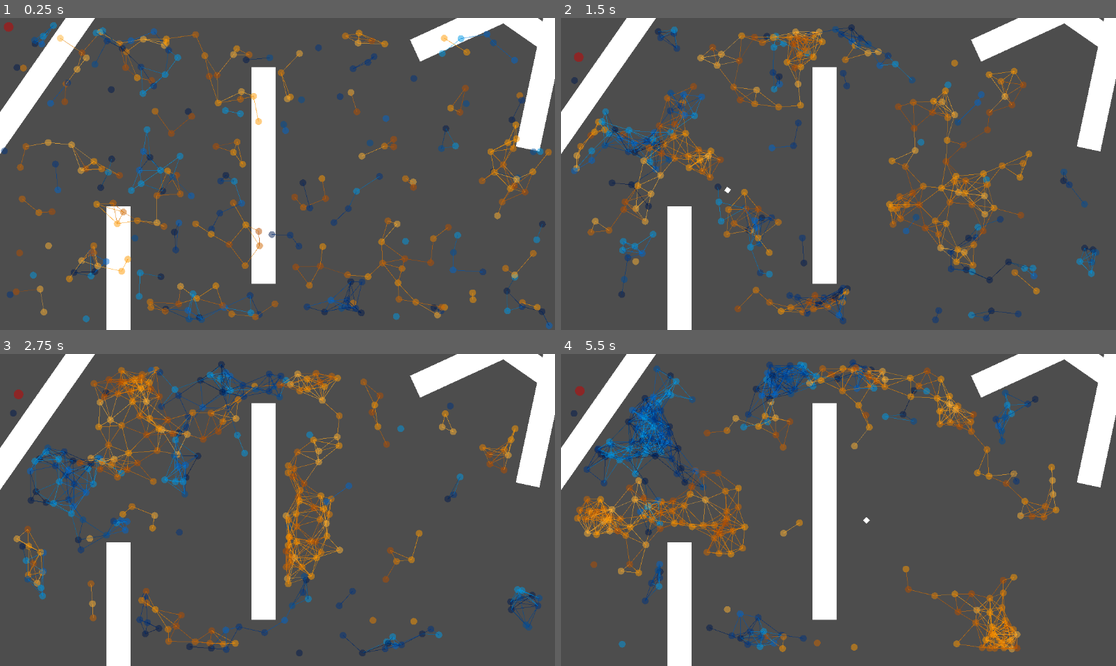
Above: before the commit, frames 1-4 (two rows, left to right).
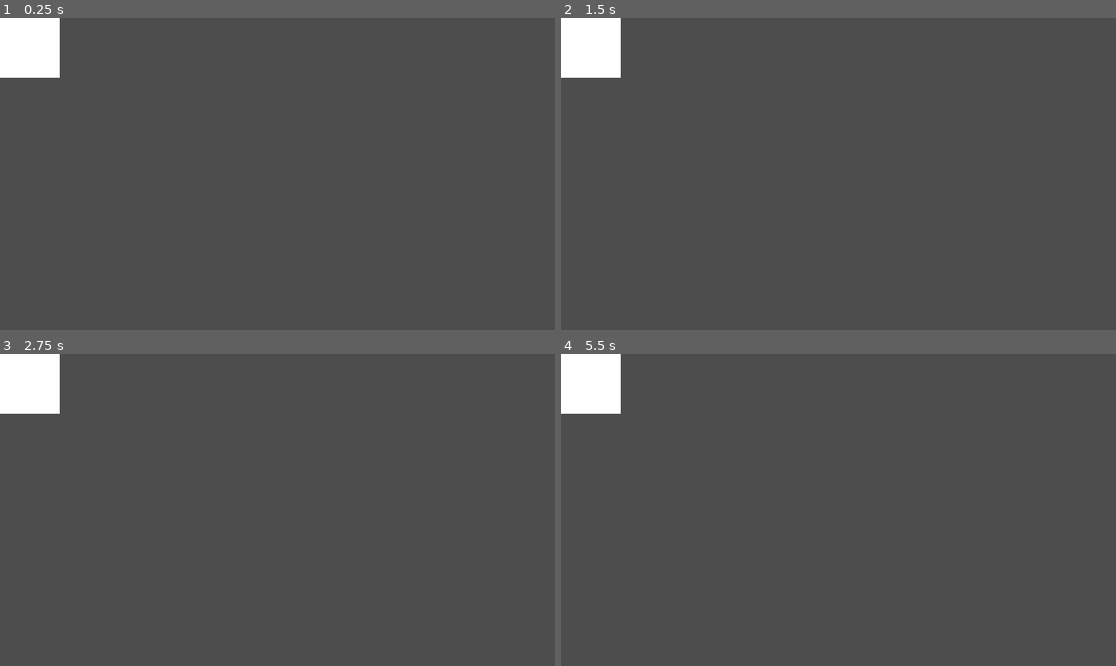
Above: after the commit, the same moments.

Repository: joesobo/EcoSystem
Game: Godot game, scene res://scenes/marching_squares.tscn
The game is run twice, just before and just after one commit, with the same random seed, the same clock (stepped at 60 frames per second) and the same inputs. Before the commit the project starts from res://scenes/multiFish.tscn.
Inputs (mouse positions are in pixels of both pictures, inside the frame that each line leads up to):
- Up to frame 1 (0.25 s): no input
- Up to frame 2 (1.5 s): move the mouse to (960, 158) at 0.52 s; click (960, 158) at 0.67 s; move the mouse to (727, 189) at 1.27 s; click (727, 189) at 1.42 s
- Up to frame 3 (2.75 s): move the mouse to (333, 441) at 2.02 s; click (333, 441) at 2.17 s
- Up to frame 4 (5.5 s): move the mouse to (810, 572) at 2.77 s; click (810, 572) at 2.92 s; move the mouse to (1005, 556) at 3.52 s; click (1005, 556) at 3.67 s; move the mouse to (672, 463) at 4.27 s; click (672, 463) at 4.42 s; move the mouse to (866, 510) at 5.02 s; click (866, 510) at 5.17 s

The runs differ from the first frame. In frame 1, 18% of the frame differs, in the area x 0-100%, y 0-100%; in frame 2, 20%; in frame 3, 20%; in frame 4, 21%.

Commit message:
started marching squares

Diff:
--- a/project.godot
+++ b/project.godot
@@ -11,7 +11,7 @@
 [application]
 
 config/name="EcoSystem"
-run/main_scene="res://scenes/multiFish.tscn"
+run/main_scene="res://scenes/marching_squares.tscn"
 config/features=PackedStringArray("4.1", "Forward Plus")
 config/icon="res://icon.svg"
 
--- /dev/null
+++ b/scenes/marching_squares.tscn
@@ -0,0 +1,20 @@
+[gd_scene load_steps=4 format=3 uid="uid://dp6tj0g1x1gw0"]
+
+[ext_resource type="Script" path="res://scripts/marchingSquares/VoxelGrid.gd" id="1_7sy1n"]
+[ext_resource type="PackedScene" uid="uid://2rgasipdd50j" path="res://scenes/voxel.tscn" id="2_4y4kx"]
+
+[sub_resource type="RectangleShape2D" id="RectangleShape2D_6mmkp"]
+
+[node name="MarchingSquares" type="Node2D" node_paths=PackedStringArray("staticBody")]
+script = ExtResource("1_7sy1n")
+voxelSize = 8
+voxelScene = ExtResource("2_4y4kx")
+staticBody = NodePath("StaticBody2D")
+
+[node name="StaticBody2D" type="StaticBody2D" parent="."]
+position = Vector2(580, 314)
+scale = Vector2(59.76, -33.406)
+input_pickable = true
+
+[node name="CollisionShape2D" type="CollisionShape2D" parent="StaticBody2D"]
+shape = SubResource("RectangleShape2D_6mmkp")
--- /dev/null
+++ b/scenes/voxel.tscn
@@ -0,0 +1,6 @@
+[gd_scene load_steps=2 format=3 uid="uid://2rgasipdd50j"]
+
+[sub_resource type="CanvasTexture" id="CanvasTexture_s7i7m"]
+
+[node name="Voxel" type="Sprite2D"]
+texture = SubResource("CanvasTexture_s7i7m")
--- /dev/null
+++ b/scripts/marchingSquares/VoxelGrid.gd
@@ -0,0 +1,62 @@
+extends Node
+
+@export var voxelSize = 1
+@export var voxelResolution = 8
+@export var chunkResolution = 2
+@export var voxelScene: PackedScene
+
+@export var staticBody: StaticBody2D
+var collisionShape: CollisionShape2D
+
+var voxels = []
+
+func _ready():
+	collisionShape = staticBody.get_child(0)
+	staticBody.connect("input_event", _on_Area2D_input_event)
+
+	for chunkY in range(chunkResolution):
+		for chunkX in range(chunkResolution):
+			CreateChunk(chunkX * voxelResolution, chunkY * voxelResolution)
+
+func CreateChunk(startX, startY):
+	var chunk = Node2D.new()
+	chunk.name = "Chunk (%d, %d)" % [startX, startY]
+	add_child(chunk)
+
+	for voxelY in range(voxelResolution):
+		for voxelX in range(voxelResolution):
+			CreateVoxel(chunk, startX + voxelX, startY + voxelY)
+
+func CreateVoxel(parent, x, y):
+	var voxel = voxelScene.instantiate()
+	parent.add_child(voxel)
+	voxel.position = Vector2(x * voxelSize, y * voxelSize)
+	voxel.scale = Vector2(voxelSize, voxelSize)
+	voxel.name = "Voxel (%d, %d)" % [x, y]
+	voxels.append(voxel)
+
+func _on_Area2D_input_event(viewport, event, shape_idx):
+	if event is InputEventMouseButton and event.pressed:
+		EditVoxel(event.position)
+
+func EditVoxel(point: Vector2):
+	var voxelX = floor(point.x / voxelSize)
+	var voxelY = floor(point.y / voxelSize)
+
+	var chunkX = floor(voxelX / voxelResolution)
+	var chunkY = floor(voxelY / voxelResolution)
+
+	var index = voxelY * voxelResolution + voxelX + chunkX * chunkResolution * voxelResolution + chunkY * chunkResolution * voxelResolution * voxelResolution
+
+	# print("Voxel: ", Vector2(voxelX, voxelY), " Chunk: ", Vector2(chunkX, chunkY), " Index: ", index)
+
+	SetVoxel(index, true)
+
+func SetVoxel(index, state: bool):
+	SetVoxelColor(index, state if Color.BLACK else Color.WHITE)
+
+func SetVoxelColor(index, color):
+	if voxels.size() > index:
+		var voxel = voxels[index]
+		voxel.modulate = Color.BLACK
+		print(voxel, voxel.modulate)
